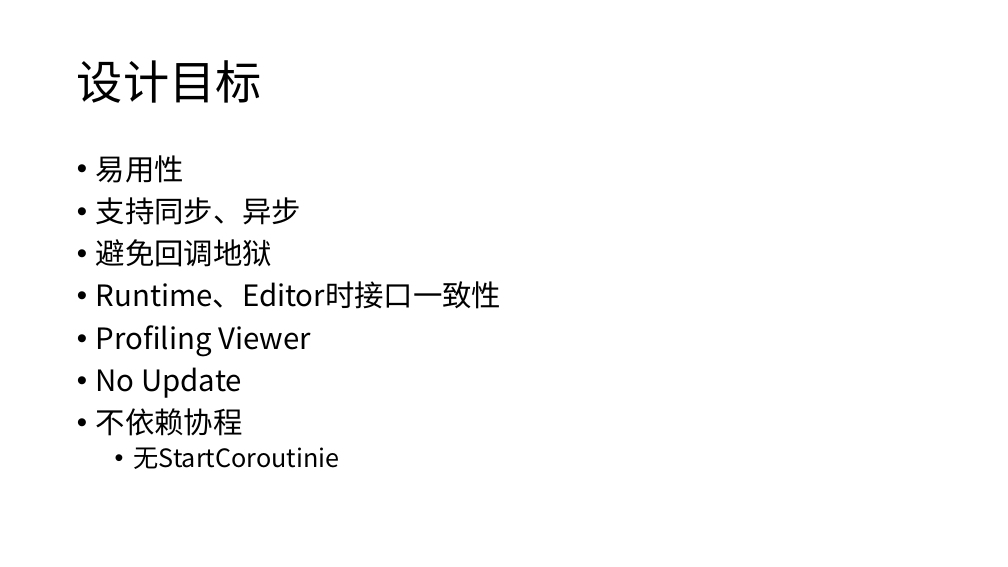
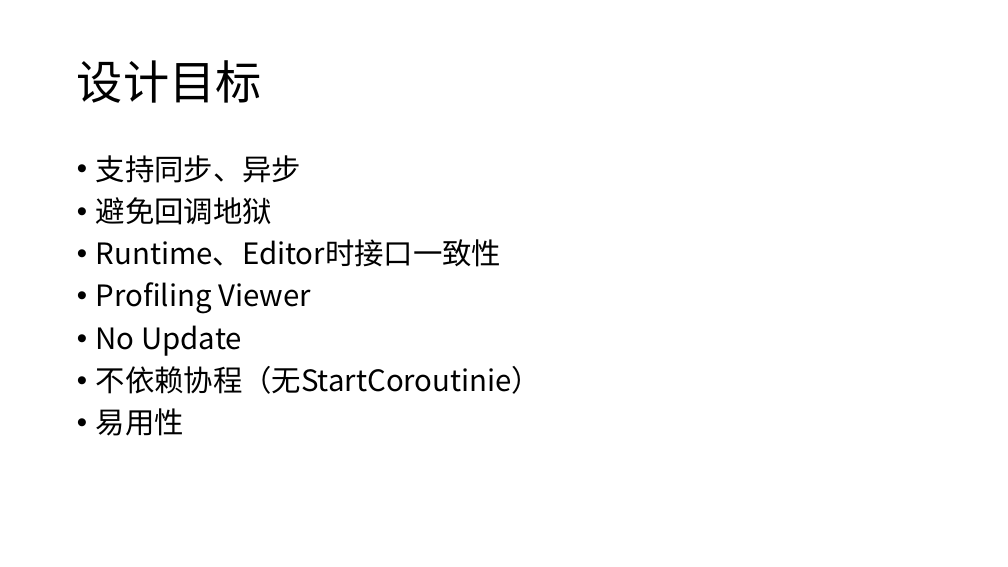
Before and after one commit to xukunn1226/__UnityFramework, a slide deck: slide 46 of Assets/Slice/《资源管理——从理论到实践》.pptx. Drawn at 1008x567 pixels with LibreOffice and Linux fonts; fonts in the diff are those of the drawing. Boxes give left, top, right and bottom in pixels: in the first picture for what was removed or moved away, otherwise in the second. Text is boxed around its words. In the diff, an @@ line names an element or a change of style, - is before the commit and + after.

```diff
--- a/Assets/Slice/《资源管理——从理论到实践》.pptx
+++ b/Assets/Slice/《资源管理——从理论到实践》.pptx
@@ text at <box>96,155,184,183</box>: paragraph removed @@
-• 易用性
@@ text at <box>96,366,542,436</box>: text changed; size 24 to 28 pt @@
-• 不依赖协程
-  • 无StartCoroutinie
+• 不依赖协程（无StartCoroutinie）
+• 易用性
```
Also in this commit, not shown: 1 other slide changed, 3 slides added, 1 other file.
